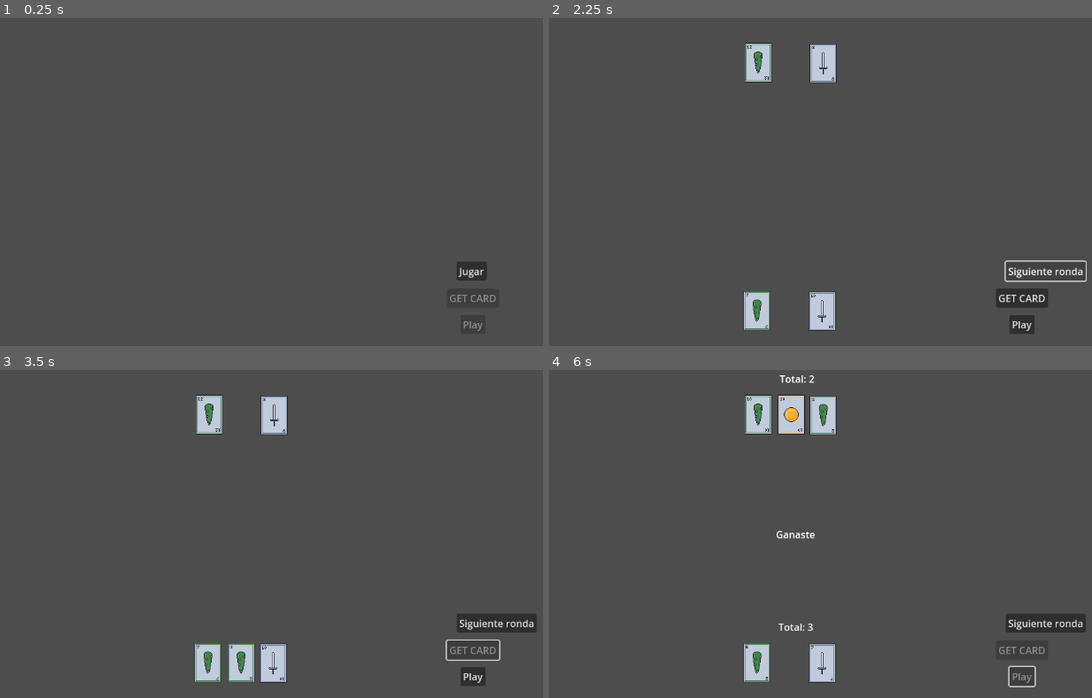
Above: before the commit, frames 1-4 (two rows, left to right).
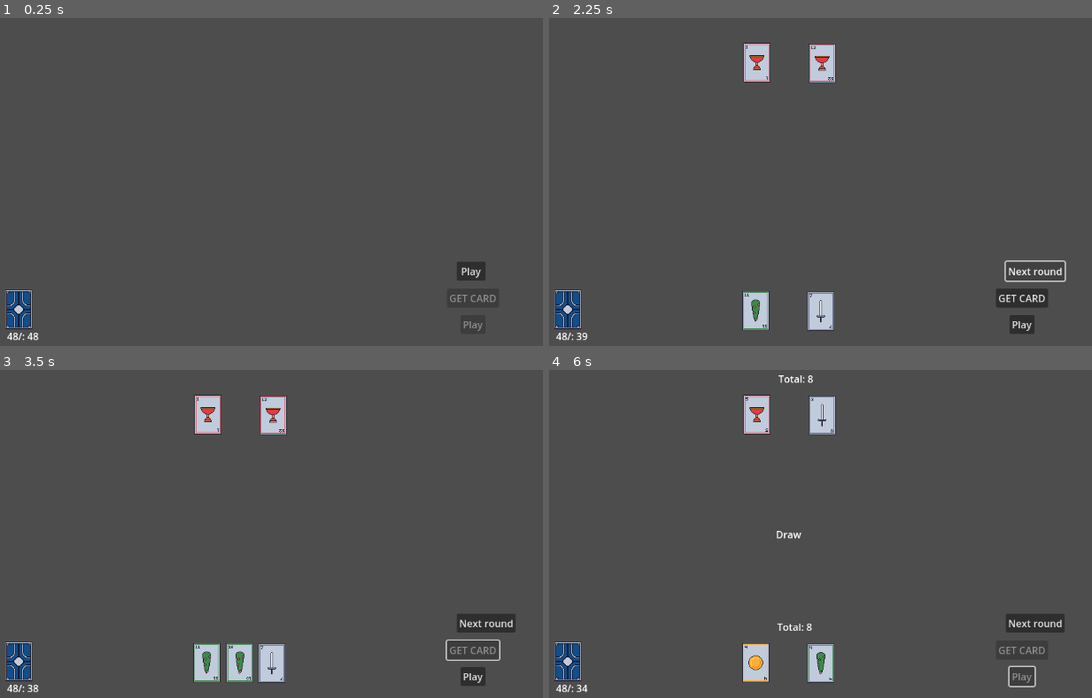
Above: after the commit, the same moments.

Repository: JavoMCL/CardGame
Game: Godot game, scene res://scenes/play.tscn
The game is run twice, just before and just after one commit, with the same random seed, the same clock (stepped at 60 frames per second) and the same inputs. The project has no main scene, so this scene is started directly.
Inputs (mouse positions are in pixels of both pictures, inside the frame that each line leads up to):
- Up to frame 1 (0.25 s): no input
- Up to frame 2 (2.25 s): click (1021, 270) at 0.5 s, where only the run before the commit has a clickable "Jugar"; click (1043, 270) at 1.25 s, where only the run before the commit has a clickable "Siguiente ronda"; click (1021, 270) at 2 s, where only the run before the commit has a clickable "Jugar"
- Up to frame 3 (3.5 s): click "GET CARD" at 2.75 s
- Up to frame 4 (6 s): click "Play" at 3.5 s; click (1037, 622) at 4.25 s, where only the run after the commit has a clickable "Next round"; click (1021, 622) at 5 s, where only the run after the commit has a clickable "Play"; click "Play" at 5.75 s

The runs differ from the first frame. In frame 1, 0.8% of the frame differs, in the area x 0-90%, y 74-99%; in frame 2, 1.8%; in frame 3, 2.1%; in frame 4, 2.9%, in the area x 0-99%, y 1-99%.

Commit message:
Refactor

Diff:
--- a/scenes/card_area.tscn
+++ b/scenes/card_area.tscn
@@ -6,16 +6,16 @@
 [node name="CardArea" type="Node2D"]
 script = ExtResource("1_dxl82")
 
-[node name="Carta1" parent="." instance=ExtResource("1_765ee")]
+[node name="Card1" parent="." instance=ExtResource("1_765ee")]
 position = Vector2(414, 297)
 
-[node name="Carta2" parent="." instance=ExtResource("1_765ee")]
+[node name="Card2" parent="." instance=ExtResource("1_765ee")]
 position = Vector2(520, 298)
 
-[node name="Carta3" parent="." instance=ExtResource("1_765ee")]
+[node name="Card3" parent="." instance=ExtResource("1_765ee")]
 position = Vector2(468, 297)
 
-[node name="LabelResultado" type="Label" parent="."]
+[node name="ResultLabel" type="Label" parent="."]
 offset_left = 449.0
 offset_top = 227.0
 offset_right = 489.0
--- a/scenes/mazo.tscn
+++ b/scenes/mazo.tscn
@@ -2,5 +2,5 @@
 
 [ext_resource type="Script" uid="uid://cdju85crgm78e" path="res://scenes/script/mazo.gd" id="1_2olnd"]
 
-[node name="Mazo" type="Node2D"]
+[node name="Deck" type="Node2D"]
 script = ExtResource("1_2olnd")
--- a/scenes/play.tscn
+++ b/scenes/play.tscn
@@ -1,47 +1,76 @@
-[gd_scene load_steps=4 format=3 uid="uid://b6jqwcxv4tedv"]
+[gd_scene load_steps=7 format=3 uid="uid://b6jqwcxv4tedv"]
 
 [ext_resource type="PackedScene" uid="uid://ct8hrbhdcwyvo" path="res://scenes/mazo.tscn" id="1_bofkp"]
 [ext_resource type="Script" uid="uid://cjygwm3qcx5ei" path="res://scenes/script/play.gd" id="1_bq38n"]
 [ext_resource type="PackedScene" uid="uid://ihl5dlfltdlg" path="res://scenes/card_area.tscn" id="3_bq38n"]
+[ext_resource type="Texture2D" uid="uid://ovpot64n6r3l" path="res://tiles/Default.png" id="4_hsi3f"]
+
+[sub_resource type="AtlasTexture" id="AtlasTexture_65v2a"]
+atlas = ExtResource("4_hsi3f")
+region = Rect2(0, 0, 64, 64)
+
+[sub_resource type="SpriteFrames" id="SpriteFrames_j27tm"]
+animations = [{
+"frames": [{
+"duration": 1.0,
+"texture": SubResource("AtlasTexture_65v2a")
+}],
+"loop": true,
+"name": &"default",
+"speed": 5.0
+}]
 
 [node name="Play" type="Node2D"]
 script = ExtResource("1_bq38n")
 
-[node name="Mazo" parent="." instance=ExtResource("1_bofkp")]
+[node name="Deck" parent="." instance=ExtResource("1_bofkp")]
 
-[node name="AreaJugador" parent="." instance=ExtResource("3_bq38n")]
+[node name="PlayerArea" parent="." instance=ExtResource("3_bq38n")]
 position = Vector2(109, 214)
 
-[node name="AreaRival" parent="." instance=ExtResource("3_bq38n")]
+[node name="OpponentArea" parent="." instance=ExtResource("3_bq38n")]
 position = Vector2(111, -191)
 
 [node name="CanvasLayer" type="CanvasLayer" parent="."]
 
-[node name="BotonJugar" type="Button" parent="CanvasLayer"]
+[node name="PlayButton" type="Button" parent="CanvasLayer"]
 offset_left = 928.0
 offset_top = 431.0
 offset_right = 975.0
 offset_bottom = 462.0
 text = "PLAY"
 
-[node name="BotonPedirCarta" type="Button" parent="CanvasLayer"]
+[node name="HitButton" type="Button" parent="CanvasLayer"]
 offset_left = 912.0
 offset_top = 475.0
 offset_right = 997.0
 offset_bottom = 506.0
 text = "GET CARD"
 
-[node name="BotonPlantarse" type="Button" parent="CanvasLayer"]
+[node name="StandButton" type="Button" parent="CanvasLayer"]
 offset_left = 934.0
 offset_top = 518.0
 offset_right = 975.0
 offset_bottom = 549.0
 text = "Play"
 
-[node name="LabelGanador" type="Label" parent="CanvasLayer"]
+[node name="WinnerLabel" type="Label" parent="CanvasLayer"]
 offset_left = 554.0
 offset_top = 290.0
 offset_right = 594.0
 offset_bottom = 313.0
 
-[connection signal="pressed" from="CanvasLayer/BotonJugar" to="." method="_on_boton_pressed"]
+[node name="DeckCountLabel" type="Label" parent="CanvasLayer"]
+offset_left = 196.0
+offset_top = 541.0
+offset_right = 236.0
+offset_bottom = 564.0
+
+[node name="AnimatedSprite2D" type="AnimatedSprite2D" parent="CanvasLayer"]
+position = Vector2(215, 509)
+sprite_frames = SubResource("SpriteFrames_j27tm")
+
+[node name="Camera2D" type="Camera2D" parent="."]
+position = Vector2(578, 324)
+
+[connection signal="pressed" from="CanvasLayer/PlayButton" to="." method="_on_boton_pressed"]
--- a/scenes/script/card.gd
+++ b/scenes/script/card.gd
@@ -2,10 +2,10 @@
 
 @onready var sprite: AnimatedSprite2D = $AnimatedSprite2D
 
-var palo: String
-var valor: int
+var suit: String
+var value: int
 
-func mostrar(p: String, v: int) -> void:
-	palo = p
-	valor = v
-	sprite.play(p + str(v))
+func show_card(s: String, v: int) -> void:
+	suit = s
+	value = v
+	sprite.play(s + str(v)) # ex: "Oro" + "10" = "Oro10"
--- a/scenes/script/card_area.gd
+++ b/scenes/script/card_area.gd
@@ -1,81 +1,81 @@
 extends Node2D
 
-@onready var carta1: StaticBody2D = $Carta1
-@onready var carta2: StaticBody2D = $Carta2
-@onready var carta3: StaticBody2D = $Carta3
-@onready var label_resultado: Label = $LabelResultado
+@onready var card1: StaticBody2D = $Card1
+@onready var card2: StaticBody2D = $Card2
+@onready var card3: StaticBody2D = $Card3
+@onready var result_label: Label = $ResultLabel
 
-const VALOR_ESPECIAL_TRIO_FIGURAS := 30 # ajustar segun la regla real
+const SPECIAL_TRIO_VALUE := 30 # adjust to the actual game rule
 
-var cartas: Array = [] # cada elemento es [palo, valor]
-var carta_extra_pendiente: Array = []
+var cards: Array = [] # each element is [suit, value]
+var pending_extra_card: Array = []
 
-func recibir_cartas(c1: Array, c2: Array) -> void:
-	cartas.clear()
-	carta_extra_pendiente = []
-	cartas.append(c1)
-	cartas.append(c2)
+func receive_cards(c1: Array, c2: Array) -> void:
+	cards.clear()
+	pending_extra_card = []
+	cards.append(c1)
+	cards.append(c2)
 
-	carta1.visible = true
-	carta1.mostrar(c1[0], c1[1])
-	carta2.visible = true
-	carta2.mostrar(c2[0], c2[1])
-	carta3.visible = false
+	card1.visible = true
+	card1.show_card(c1[0], c1[1])
+	card2.visible = true
+	card2.show_card(c2[0], c2[1])
+	card3.visible = false
 
-	label_resultado.text = ""
+	result_label.text = ""
 
-func agregar_carta_extra(c3: Array) -> void:
-	if cartas.size() >= 3:
+func add_extra_card(c3: Array) -> void:
+	if cards.size() >= 3:
 		return
-	cartas.append(c3)
-	carta3.visible = true
-	carta3.mostrar(c3[0], c3[1])
+	cards.append(c3)
+	card3.visible = true
+	card3.show_card(c3[0], c3[1])
 
-func decidir_carta_extra(c3: Array) -> void:
-	carta_extra_pendiente = c3
+func decide_extra_card(c3: Array) -> void:
+	pending_extra_card = c3
 
-func revelar_carta_extra() -> void:
-	if carta_extra_pendiente.is_empty():
+func reveal_extra_card() -> void:
+	if pending_extra_card.is_empty():
 		return
-	agregar_carta_extra(carta_extra_pendiente)
-	carta_extra_pendiente = []
+	add_extra_card(pending_extra_card)
+	pending_extra_card = []
 
-func es_trio_especial() -> bool:
-	if cartas.size() != 3:
+func is_special_trio() -> bool:
+	if cards.size() != 3:
 		return false
-	for c in cartas:
+	for c in cards:
 		if c[1] <= 9:
 			return false
 	return true
 
-func cantidad_cartas() -> int:
-	return cartas.size()
+func card_count() -> int:
+	return cards.size()
 
-func tiene_tercera_carta() -> bool:
-	return cartas.size() >= 3
+func has_third_card() -> bool:
+	return cards.size() >= 3
 
-func calcular_puntos() -> int:
-	if es_trio_especial():
-		return VALOR_ESPECIAL_TRIO_FIGURAS
+func calculate_score() -> int:
+	if is_special_trio():
+		return SPECIAL_TRIO_VALUE
 
-	var suma := 0
-	for c in cartas:
-		var valor: int = c[1]
-		if valor <= 9:
-			suma += valor
+	var total := 0
+	for c in cards:
+		var value: int = c[1]
+		if value <= 9:
+			total += value
 
-	while suma > 9:
-		suma -= 9
+	while total > 9:
+		total -= 9
 
-	return suma
+	return total
 
-func mostrar_resultado() -> void:
-	label_resultado.text = "Total: %d" % calcular_puntos()
+func show_result() -> void:
+	result_label.text = "Total: %d" % calculate_score()
 
-func resetear() -> void:
-	cartas.clear()
-	carta_extra_pendiente = []
-	carta1.visible = false
-	carta2.visible = false
-	carta3.visible = false
-	label_resultado.text = ""
+func reset() -> void:
+	cards.clear()
+	pending_extra_card = []
+	card1.visible = false
+	card2.visible = false
+	card3.visible = false
+	result_label.text = ""
--- a/scenes/script/mazo.gd
+++ b/scenes/script/mazo.gd
@@ -1,19 +1,26 @@
-extends Node2D
+extends Node
 
-const PALOS := ["Oro", "Espadas", "Copas", "Bastos"]
-var cartas_disponibles: Array = []
+signal card_dealt(remaining: int)
+
+const SUITS := ["Oro", "Espadas", "Copas", "Bastos"]
+var available_cards: Array = []
 
 func _ready() -> void:
-	generar_mazo()
+	generate_deck()
 
-func generar_mazo() -> void:
-	cartas_disponibles.clear()
-	for palo in PALOS:
-		for valor in range(1, 13):
-			cartas_disponibles.append([palo, valor])
-	cartas_disponibles.shuffle()
+func generate_deck() -> void:
+	available_cards.clear()
+	for suit in SUITS:
+		for value in range(1, 13):
+			available_cards.append([suit, value])
+	available_cards.shuffle()
 
-func repartir() -> Array:
-	if cartas_disponibles.is_empty():
-		generar_mazo()
-	return cartas_disponibles.pop_back()
+func deal() -> Array:
+	if available_cards.is_empty():
+		generate_deck() # deck ran out, reshuffle
+	var card: Array = available_cards.pop_back()
+	card_dealt.emit(available_cards.size())
+	return card
+
+func cards_remaining() -> int:
+	return available_cards.size()
--- a/scenes/script/play.gd
+++ b/scenes/script/play.gd
@@ -1,95 +1,104 @@
 extends Node2D
 
-@onready var mazo: Node = $Mazo
-@onready var area_jugador: Node2D = $AreaJugador
-@onready var area_rival: Node2D = $AreaRival
+@onready var deck: Node = $Deck
+@onready var player_area: Node2D = $PlayerArea
+@onready var opponent_area: Node2D = $OpponentArea
 
-@onready var boton_jugar: Button = $CanvasLayer/BotonJugar
-@onready var boton_pedir: Button = $CanvasLayer/BotonPedirCarta
-@onready var boton_plantarse: Button = $CanvasLayer/BotonPlantarse
-@onready var label_ganador: Label = $CanvasLayer/LabelGanador
+@onready var play_button: Button = $CanvasLayer/PlayButton
+@onready var hit_button: Button = $CanvasLayer/HitButton
+@onready var stand_button: Button = $CanvasLayer/StandButton
+@onready var winner_label: Label = $CanvasLayer/WinnerLabel
+@onready var deck_count_label: Label = $CanvasLayer/DeckCountLabel
 
-var ronda_activa: bool = false
+var round_active: bool = false
 
 func _ready() -> void:
-	boton_jugar.pressed.connect(_on_jugar_pressed)
-	boton_pedir.pressed.connect(_on_pedir_carta_pressed)
-	boton_plantarse.pressed.connect(_on_plantarse_pressed)
-	_reset_ronda()
+	play_button.pressed.connect(_on_play_pressed)
+	hit_button.pressed.connect(_on_hit_pressed)
+	stand_button.pressed.connect(_on_stand_pressed)
+	deck.card_dealt.connect(_on_card_dealt)
+	_reset_round()
+	_update_deck_label(deck.cards_remaining())
 
-func _on_jugar_pressed() -> void:
-	if ronda_activa:
-		_reset_ronda()
+func _on_card_dealt(remaining: int) -> void:
+	_update_deck_label(remaining)
+
+func _update_deck_label(remaining: int) -> void:
+	deck_count_label.text = "48/: %d" % remaining
+
+func _on_play_pressed() -> void:
+	if round_active:
+		_reset_round()
 		return
 
-	area_jugador.recibir_cartas(mazo.repartir(), mazo.repartir())
-	area_rival.recibir_cartas(mazo.repartir(), mazo.repartir())
+	player_area.receive_cards(deck.deal(), deck.deal())
+	opponent_area.receive_cards(deck.deal(), deck.deal())
 
-	ronda_activa = true
-	boton_jugar.text = "Siguiente ronda"
-	boton_pedir.disabled = false
-	boton_plantarse.disabled = false
-	label_ganador.text = ""
+	round_active = true
+	play_button.text = "Next round"
+	hit_button.disabled = false
+	stand_button.disabled = false
+	winner_label.text = ""
 
-	_rival_decidir()
+	_opponent_decide()
 
-func _on_pedir_carta_pressed() -> void:
-	if area_jugador.tiene_tercera_carta():
+func _on_hit_pressed() -> void:
+	if player_area.has_third_card():
 		return
-	area_jugador.agregar_carta_extra(mazo.repartir())
-	boton_pedir.disabled = true
+	player_area.add_extra_card(deck.deal())
+	hit_button.disabled = true
 
-func _rival_decidir() -> void:
-	if area_rival.tiene_tercera_carta():
+func _opponent_decide() -> void:
+	if opponent_area.has_third_card():
 		return
-	if area_rival.calcular_puntos() < 7:
-		area_rival.decidir_carta_extra(mazo.repartir())
+	if opponent_area.calculate_score() < 7:
+		opponent_area.decide_extra_card(deck.deal())
 
-func _on_plantarse_pressed() -> void:
-	area_rival.revelar_carta_extra() # recien ahora se muestra si el rival pidio
+func _on_stand_pressed() -> void:
+	opponent_area.reveal_extra_card() # only shown now, once you stand
 
-	area_jugador.mostrar_resultado()
-	area_rival.mostrar_resultado()
+	player_area.show_result()
+	opponent_area.show_result()
 
-	boton_pedir.disabled = true
-	boton_plantarse.disabled = true
+	hit_button.disabled = true
+	stand_button.disabled = true
 
-	label_ganador.text = determinar_ganador()
+	winner_label.text = determine_winner()
 
-func determinar_ganador() -> String:
-	var jugador_trio: bool = area_jugador.es_trio_especial()
-	var rival_trio: bool = area_rival.es_trio_especial()
+func determine_winner() -> String:
+	var player_trio: bool = player_area.is_special_trio()
+	var opponent_trio: bool = opponent_area.is_special_trio()
 
-	if jugador_trio and rival_trio:
-		return "Empate"
-	elif jugador_trio:
-		return "Ganaste (trio especial)"
-	elif rival_trio:
-		return "Gano el rival (trio especial)"
+	if player_trio and opponent_trio:
+		return "Draw"
+	elif player_trio:
+		return "You win (special trio)"
+	elif opponent_trio:
+		return "Opponent wins (special trio)"
 
-	var puntos_jugador: int = area_jugador.calcular_puntos()
-	var puntos_rival: int = area_rival.calcular_puntos()
+	var player_score: int = player_area.calculate_score()
+	var opponent_score: int = opponent_area.calculate_score()
 
-	if puntos_jugador > puntos_rival:
-		return "Ganaste"
-	elif puntos_rival > puntos_jugador:
-		return "Gano el rival"
+	if player_score > opponent_score:
+		return "You win"
+	elif opponent_score > player_score:
+		return "Opponent wins"
 	else:
-		var cartas_jugador: int = area_jugador.cantidad_cartas()
-		var cartas_rival: int = area_rival.cantidad_cartas()
+		var player_cards: int = player_area.card_count()
+		var opponent_cards: int = opponent_area.card_count()
 
-		if cartas_jugador == cartas_rival:
-			return "Empate"
-		elif cartas_jugador < cartas_rival:
-			return "Ganaste (menos cartas)"
+		if player_cards == opponent_cards:
+			return "Draw"
+		elif player_cards < opponent_cards:
+			return "You win (fewer cards)"
 		else:
-			return "Gano el rival (menos cartas)"
+			return "Opponent wins (fewer cards)"
 
-func _reset_ronda() -> void:
-	area_jugador.resetear()
-	area_rival.resetear()
-	ronda_activa = false
-	boton_jugar.text = "Jugar"
-	boton_pedir.disabled = true
-	boton_plantarse.disabled = true
-	label_ganador.text = ""
+func _reset_round() -> void:
+	player_area.reset()
+	opponent_area.reset()
+	round_active = false
+	play_button.text = "Play"
+	hit_button.disabled = true
+	stand_button.disabled = true
+	winner_label.text = ""
Binary file added: tiles/Default.png
Not shown, added: tiles/Default.png.import
Binary file added: tiles/Portrait.png
Not shown, added: tiles/Portrait.png.import
